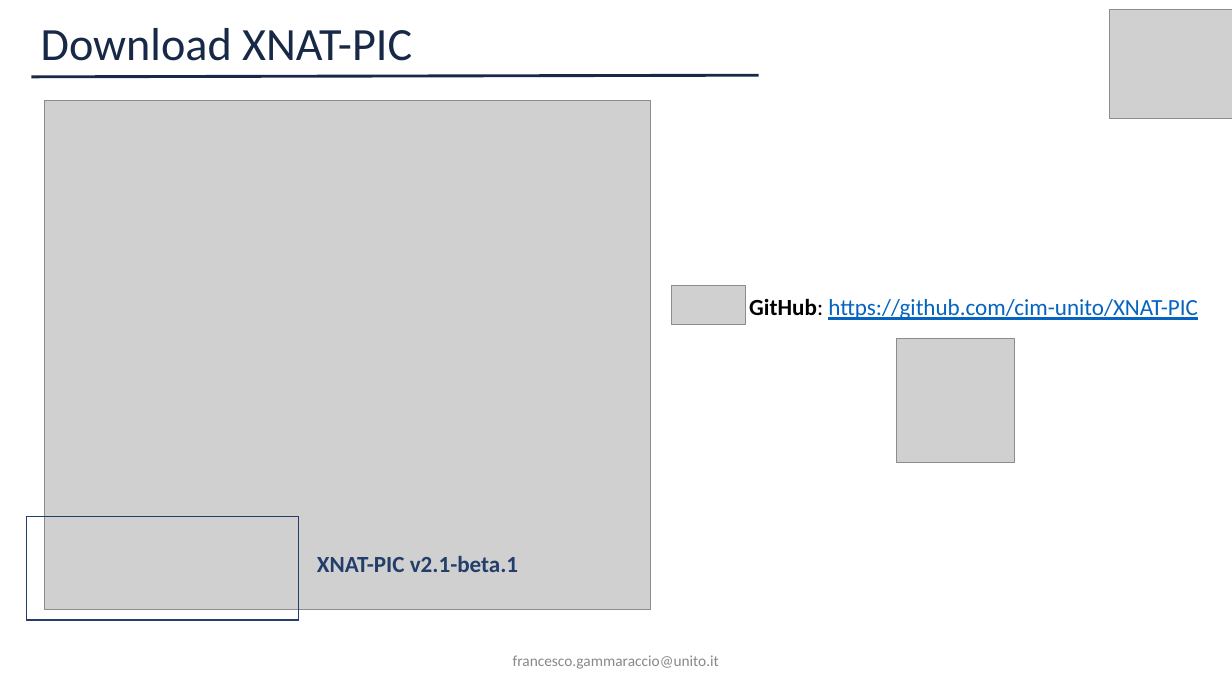
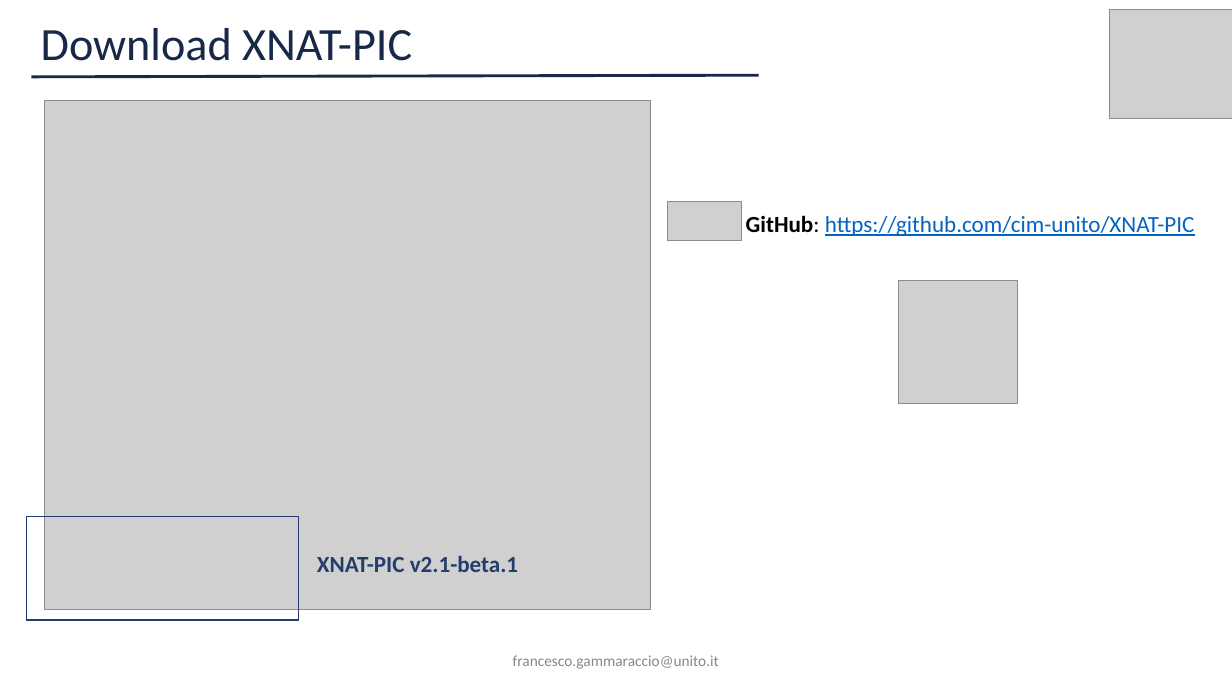
Before and after one commit to cim-unito/XNAT-PIC, a slide deck: slide 3 of ImageDataCommunityDays2026/UserMaterial/ImageDataCommunityDays2026_FG.pptx. Drawn at 1232x693 pixels with LibreOffice and Linux fonts; fonts in the diff are those of the drawing; grey boxes stand for pictures. Boxes give left, top, right and bottom in pixels: in the first picture for what was removed or moved away, otherwise in the second. Text is boxed around its words. In the diff, an @@ line names an element or a change of style, - is before the commit and + after.

```diff
--- a/ImageDataCommunityDays2026/UserMaterial/ImageDataCommunityDays2026_FG.pptx
+++ b/ImageDataCommunityDays2026/UserMaterial/ImageDataCommunityDays2026_FG.pptx
@@ picture: place and size @@
-picture at (672, 286, 746, 324)
+picture at (668, 202, 742, 241)
@@ text "GitHub: https://github.com/cim-unito/XNAT-PIC": place and size @@
-text "GitHub: https://github.com/cim-unito/XNAT-PIC" at (749, 298, 1198, 320)
+text "GitHub: https://github.com/cim-unito/XNAT-PIC" at (746, 215, 1195, 236)
@@ picture: place and size @@
-picture at (897, 339, 1015, 463)
+picture at (899, 280, 1018, 404)
```
Also in this commit, not shown: 2 slides added.
